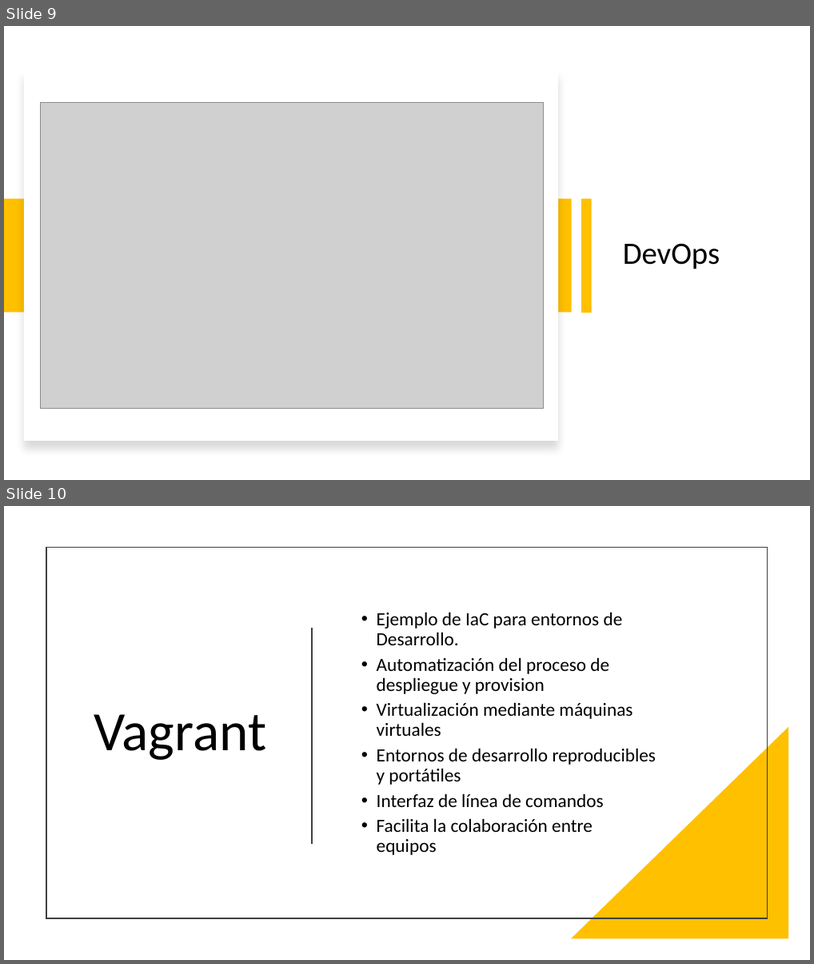
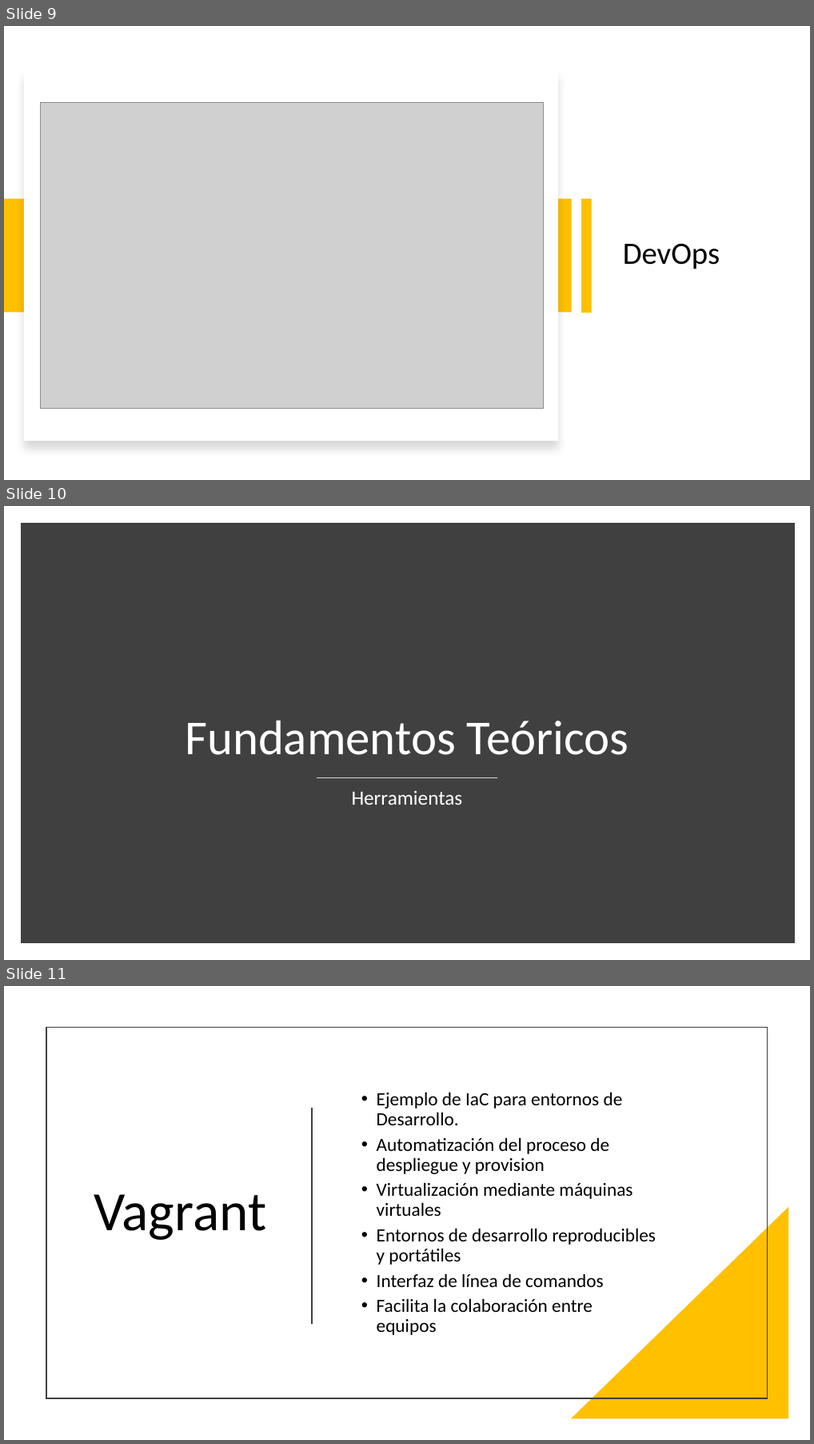
Before and after one commit to alfonsodiezramirez-upm/vagrant-ELK-edgeCluster, a slide deck: Presentación PFM.pptx. Shown one above the other, each under a label of ours: slides 9 and 10 before the commit, slides 9, 10 and 11 after it. The pictures are 814x964 and 814x1444 pixels, drawn with LibreOffice and Linux fonts; fonts in the diff are those of the drawing; grey boxes stand for pictures. Boxes give left, top, right and bottom in pixels: in the first picture for what was removed or moved away, otherwise in the second. Text is boxed around its words. In the diff, an @@ line names an element or a change of style, - is before the commit and + after.

```diff
--- a/Presentación PFM.pptx
+++ b/Presentación PFM.pptx
@@ slide 10 added at bbox=[4, 506, 810, 960], background #FFFFFF @@
@@ rectangle added at bbox=[25, 527, 791, 939], fill #404040, outline #404040 10 pt @@
@@ title added at bbox=[185, 720, 630, 755], 58 pt, text #FFFFFF @@
+Fundamentos Teóricos
@@ line added from (317, 778) to (498, 778), #D9D9D9 1 pt @@
@@ text added at bbox=[352, 790, 463, 804], 24 pt, text #FFFFFF @@
+Herramientas
@@ what was slide 10 is now slide 11 @@
```
Also in this commit, not shown: 3 slides changed, 1 other slide added.
